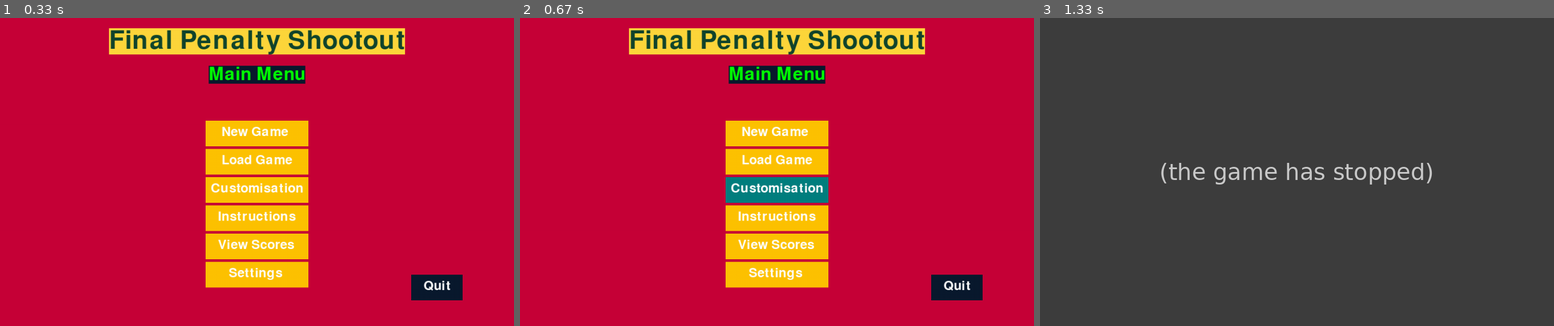
Above: before the commit, frames 1-3 (left to right).
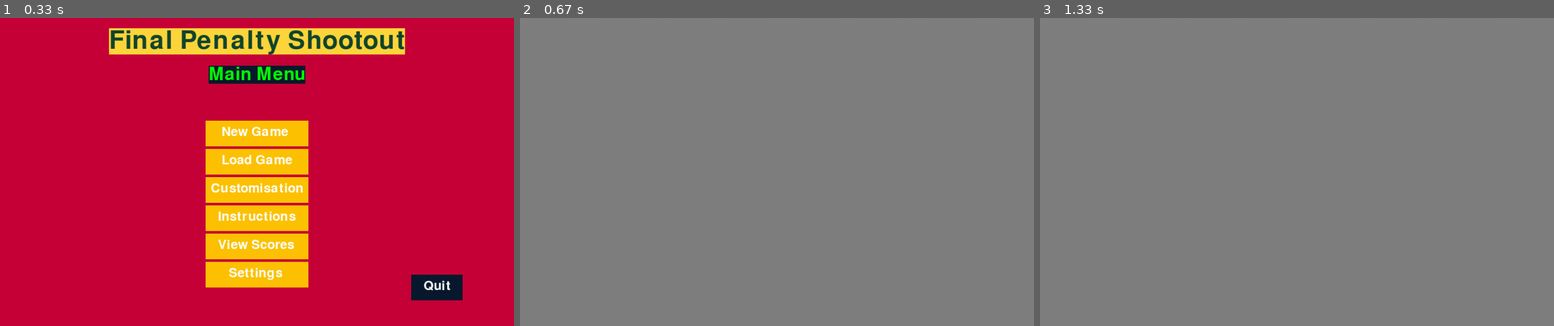
Above: after the commit, the same moments.

Repository: Jahmai-NW/sixth_form_programming
Game: pygame game, started from Football_Solution/project.py
The game is run twice, just before and just after one commit, with the same random seed, the same clock (stepped at 60 frames per second) and the same inputs.
Inputs (mouse positions are in pixels of both pictures, inside the frame that each line leads up to):
- Up to frame 1 (0.33 s): no input
- Up to frame 2 (0.67 s): click (756, 184) at 0.38 s
- Up to frame 3 (1.33 s): click "Quit" at 0.72 s

Frame 1 is identical in both runs. In frame 2, 100% of the frame differs, in the area x 0-100%, y 0-100%; in frame 3, 100%.
Before the commit the program exited at 0.73 s; later frames show no game.

Commit message:
put whole main menu into subroutine

Diff:
--- a/Football_Solution/project.py
+++ b/Football_Solution/project.py
@@ -47,13 +47,17 @@
 def customisationScreen():
     running = True
     while running:
-        screen.fill((18, 70, 45))
+        screen.fill((128, 128, 128))
+        pygame.display.update()
+        quitButton.draw(screen)
 
         for event in pygame.event.get():
             if event.type == pygame.QUIT:
                 running = False #running is changed to False, meaning this loop stops
 
-        pygame.display.update()
+            if quitButton.is_clicked():
+                None
+
 
 def instructionsScreen():
     screen.fill((18, 70, 45))
@@ -86,7 +90,7 @@
 
         if customisationButton.is_clicked():
             print("Choose a team!")
-            # customisationScreen()
+            customisationScreen()
 
         if instructionsButton.is_clicked():
             print("Instructions instructions...")
